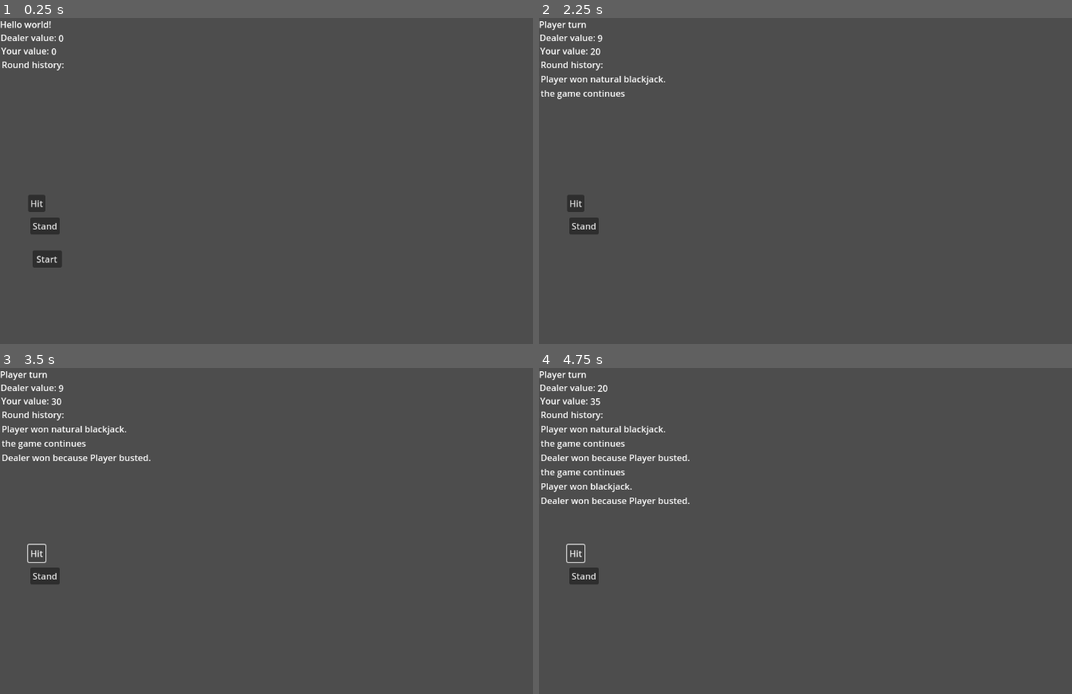
Above: before the commit, frames 1-4 (two rows, left to right).
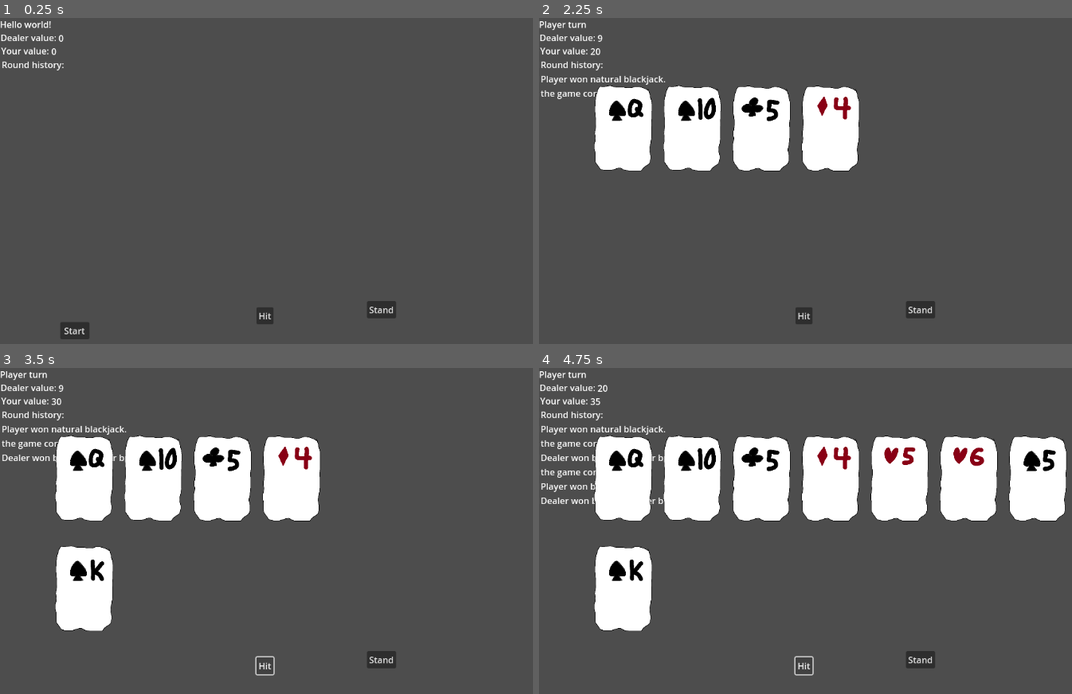
Above: after the commit, the same moments.

Repository: vinh15me/AGL-Team-5-Mini-Level
Game: Godot game, scene res://main_scene.tscn
Same seed, same stepped clock (60 frames per second), same inputs: the game is played once before the commit and once after it.
Inputs:
- Up to frame 1 (0.25 s): no input
- Up to frame 2 (2.25 s): click "Hit" at 0.5 s; click "Stand" at 1.25 s; click "Start" at 2 s
- Up to frame 3 (3.5 s): click "Hit" at 2.75 s
- Up to frame 4 (4.75 s): click "Stand" at 3.5 s; click "Hit" at 4.25 s

The runs differ from the first frame. In frame 1, 1.3% of the frame differs, in the area x 5-75%, y 54-99%; in frame 2, 11%; in frame 3, 14%; in frame 4, 22%, in the area x 5-99%, y 20-95%.
Error before the commit: Invalid call. Nonexistent function 'value' in base 'Nil'. (res://cards.gd:155)
Error after the commit: Invalid call. Nonexistent function 'value' in base 'Nil'. (res://cards.gd:173)

Commit message:
added really bad visuals
-Added Visuals
-Fixed bug with 2 counting as an ace
-Notice max hand size is 8 so cards could not display
-bug with the dealer drawing two to start.
-not added end screen yet.

Diff:
--- /dev/null
+++ b/blackjack/Asset-Scripts/Card/dealer_card_display.gd
@@ -0,0 +1,23 @@
+extends Node2D
+
+@onready var root_scene: Node = get_tree().current_scene
+
+var dealer_index: int = 0
+
+func _ready():
+	root_scene.send_data_to_dealer.connect(_test)
+
+func _test(suit:String ,rank:String):
+
+	print("suit " + suit)
+	print("rank " + rank)
+	print("in dealer")
+	var path := "res://Asset-Scripts/Card/Card Assets/%s of %s.png" % [rank, suit]
+	_set_sprite_player(path)
+
+func _set_sprite_player(path: String):
+	var child := get_child(dealer_index)
+	child.show()
+	dealer_index += 1
+	var tex: Texture2D = load(path)
+	child.texture = tex
--- /dev/null
+++ b/blackjack/Asset-Scripts/Card/player_card_display.gd
@@ -0,0 +1,23 @@
+extends Node2D
+
+@onready var root_scene: Node = get_tree().current_scene
+
+var dealer_index: int = 0
+var player_index: int = 0
+
+func _ready():
+	root_scene.send_data_to_player.connect(_test)
+
+func _test(suit:String ,rank:String):
+	print("suit " + suit)
+	print("rank " + rank)
+	print("in player")
+	var path := "res://Asset-Scripts/Card/Card Assets/%s of %s.png" % [rank, suit]
+	_set_sprite_player(path)
+
+func _set_sprite_player(path: String):
+	var child := get_child(player_index)
+	child.show()
+	player_index += 1
+	var tex: Texture2D = load(path)
+	child.texture = tex
--- a/blackjack/cards.gd
+++ b/blackjack/cards.gd
@@ -1,8 +1,10 @@
+
 enum Suit { Hearts, Diamonds, Clubs, Spades }
 enum Rank { Ace, Two, Three, Four, Five, Six, Seven, Eight, Nine, Ten, Jack, Queen, King }
 enum HandStatus { Playing, Bust, Blackjack }
 enum RoundOutcome { PlayerWin, DealerWin, Draw, InProgress }
 
+
 class Card extends RefCounted:
 	var rank: Rank
 	var suit: Suit
@@ -10,6 +12,11 @@
 	func _init(s: Suit, r: Rank) -> void:
 		rank = r
 		suit = s
+
+	func _check_card() -> void:
+		print_debug(Suit.keys()[suit])
+		print_debug(Rank.keys()[rank])
+
 
 class Deck extends RefCounted:
 	var cards: Array[Card]
@@ -39,7 +46,7 @@
 
 	func _calc_value(card: Card, count_ace: bool = true):
 		# need to handle whether Ace is 11 or 1
-		if card.rank == 1 and count_ace:
+		if card.rank == 0 and count_ace:
 			return 11
 		elif card.rank > 9:
 			return 10
@@ -81,6 +88,10 @@
 #class House extends Player:
 
 class Round extends RefCounted:
+
+	signal player_card_drawn(suit, rank, index)
+	var player_or_dealer: int = 0
+
 	var deck: Deck
 	var player_hand: Hand
 	var dealer_hand: Hand
@@ -100,9 +111,13 @@
 		var give_cards = func (hand: Hand) -> void:
 			for i in range(0, 2):
 				var card = self.deck.draw()
+				card._check_card()
 				hand.push_card(card)
+				player_card_drawn.emit( Suit.keys()[card.suit],Rank.keys()[card.rank],player_or_dealer)
 		give_cards.call(player_hand)
+		player_or_dealer = 1
 		give_cards.call(dealer_hand)
+		player_or_dealer = 0
 
 		self.playing_hand = self.dealer_hand
 
@@ -148,10 +163,13 @@
 	func hit() -> RoundOutcome:
 		var card = self.deck.draw()
 		self.playing_hand.push_card(card)
+		card._check_card()
+		player_card_drawn.emit(Suit.keys()[card.suit],Rank.keys()[card.rank],player_or_dealer)
 		return self.eval_action()
 
 	# repeat until hit >=17
 	func dealer_play() -> RoundOutcome:
+		player_or_dealer = 1;
 		var val = self.playing_hand.value()
 		if (val < 17): # <= 17 depending on house rules
 			var outcome = self.hit()
@@ -171,9 +189,16 @@
 class Game extends RefCounted:
 	var currentRound: Round
 
+	signal send_data_to_main(suit: String, rank: String, player_or_dealer: int)
+
 	func _init():
 		currentRound = Round.new()
+		currentRound.player_card_drawn.connect(_sending_to_main)
 		print_debug("round is starting")
+
+	func _sending_to_main(suit: String, rank: String, player_or_dealer: int):
+		send_data_to_main.emit(suit,rank,player_or_dealer)
+
 
 	func can_player_play():
 		return currentRound.is_player_turn
--- a/blackjack/main_scene.gd
+++ b/blackjack/main_scene.gd
@@ -2,6 +2,24 @@
 
 const blackjackGame = preload("res://cards.gd")
 var game = blackjackGame.Game.new()
+
+signal send_data_to_player(suit: String, rank: String)
+signal send_data_to_dealer(suit: String, rank: String)
+
+func _ready():
+	game.send_data_to_main.connect(_send_to_display)
+
+func _send_to_display(suit: String, rank: String, player_or_dealer: int):
+	print("suit " + suit)
+	print("rank " + rank)
+	print("player or dealer " + str(player_or_dealer))
+	print("in main")
+	if player_or_dealer == 0:
+		print("going to player")
+		send_data_to_player.emit(suit,rank)
+	else:
+		print("going to dealer")
+		send_data_to_dealer.emit(suit,rank)
 
 func update_turn():
 	var turn_text: String
@@ -35,9 +53,11 @@
 func win_translator(outcome: blackjackGame.RoundOutcome) -> String:
 	var historyEntry: String
 	if (outcome == blackjackGame.RoundOutcome.InProgress):
+		print("game ended in draw")
 		return "the game continues"
 
 	if (outcome == blackjackGame.RoundOutcome.Draw):
+		print("game ended in draw")
 		return "game ended in draw"
 
 	var was_natural = game.currentRound.turns == 0
@@ -59,6 +79,7 @@
 			if (was_natural):
 				historyEntry += "natural "
 			historyEntry += "blackjack."
+	print(historyEntry)
 	return historyEntry
 
 func _on_start_button_pressed() -> void:
--- a/blackjack/main_scene.tscn
+++ b/blackjack/main_scene.tscn
@@ -1,6 +1,9 @@
-[gd_scene load_steps=2 format=3 uid="uid://bt6ofygv6cssg"]
+[gd_scene load_steps=5 format=3 uid="uid://bt6ofygv6cssg"]
 
 [ext_resource type="Script" uid="uid://de0gd1onox2n" path="res://main_scene.gd" id="1_0f027"]
+[ext_resource type="Script" uid="uid://nb3oo0272aju" path="res://Asset-Scripts/Card/player_card_display.gd" id="2_gyfs4"]
+[ext_resource type="Texture2D" uid="uid://blxhek610du5l" path="res://Asset-Scripts/Card/Card Assets/Ace of Clubs.png" id="3_d5x1h"]
+[ext_resource type="Script" uid="uid://bnikl0wfxvhs5" path="res://Asset-Scripts/Card/dealer_card_display.gd" id="4_d5x1h"]
 
 [node name="MainScene" type="Node2D"]
 script = ExtResource("1_0f027")
@@ -59,27 +62,129 @@
 
 [node name="HitButton" type="Button" parent="Control"]
 layout_mode = 0
-offset_left = 51.0
-offset_top = 321.0
-offset_right = 82.0
-offset_bottom = 352.0
+offset_left = 464.0
+offset_top = 525.0
+offset_right = 495.0
+offset_bottom = 556.0
 text = "Hit"
 
 [node name="StandButton" type="Button" parent="Control"]
 layout_mode = 0
-offset_left = 55.0
-offset_top = 362.0
-offset_right = 108.0
-offset_bottom = 393.0
+offset_left = 664.0
+offset_top = 514.0
+offset_right = 717.0
+offset_bottom = 545.0
 text = "Stand"
 
 [node name="StartButton" type="Button" parent="Control"]
 layout_mode = 0
-offset_left = 59.0
-offset_top = 422.0
-offset_right = 112.0
-offset_bottom = 453.0
+offset_left = 109.0
+offset_top = 552.0
+offset_right = 162.0
+offset_bottom = 583.0
 text = "Start"
+
+[node name="PlayerDisplay" type="Node2D" parent="."]
+script = ExtResource("2_gyfs4")
+
+[node name="Sprite2D" type="Sprite2D" parent="PlayerDisplay"]
+visible = false
+position = Vector2(150, 400)
+scale = Vector2(0.25, 0.25)
+texture = ExtResource("3_d5x1h")
+
+[node name="Sprite2D2" type="Sprite2D" parent="PlayerDisplay"]
+visible = false
+position = Vector2(275, 400)
+scale = Vector2(0.25, 0.25)
+texture = ExtResource("3_d5x1h")
+
+[node name="Sprite2D3" type="Sprite2D" parent="PlayerDisplay"]
+visible = false
+position = Vector2(400, 400)
+scale = Vector2(0.25, 0.25)
+texture = ExtResource("3_d5x1h")
+
+[node name="Sprite2D4" type="Sprite2D" parent="PlayerDisplay"]
+visible = false
+position = Vector2(525, 400)
+scale = Vector2(0.25, 0.25)
+texture = ExtResource("3_d5x1h")
+
+[node name="Sprite2D5" type="Sprite2D" parent="PlayerDisplay"]
+visible = false
+position = Vector2(650, 400)
+scale = Vector2(0.25, 0.25)
+texture = ExtResource("3_d5x1h")
+
+[node name="Sprite2D6" type="Sprite2D" parent="PlayerDisplay"]
+visible = false
+position = Vector2(775, 400)
+scale = Vector2(0.25, 0.25)
+texture = ExtResource("3_d5x1h")
+
+[node name="Sprite2D7" type="Sprite2D" parent="PlayerDisplay"]
+visible = false
+position = Vector2(900, 400)
+scale = Vector2(0.25, 0.25)
+texture = ExtResource("3_d5x1h")
+
+[node name="Sprite2D8" type="Sprite2D" parent="PlayerDisplay"]
+visible = false
+position = Vector2(1025, 400)
+scale = Vector2(0.25, 0.25)
+texture = ExtResource("3_d5x1h")
+
+[node name="DealerDisplay" type="Node2D" parent="."]
+script = ExtResource("4_d5x1h")
+
+[node name="Sprite2D" type="Sprite2D" parent="DealerDisplay"]
+visible = false
+position = Vector2(150, 200)
+scale = Vector2(0.25, 0.25)
+texture = ExtResource("3_d5x1h")
+
+[node name="Sprite2D2" type="Sprite2D" parent="DealerDisplay"]
+visible = false
+position = Vector2(275, 200)
+scale = Vector2(0.25, 0.25)
+texture = ExtResource("3_d5x1h")
+
+[node name="Sprite2D5" type="Sprite2D" parent="DealerDisplay"]
+visible = false
+position = Vector2(400.5, 200.5)
+scale = Vector2(0.25, 0.25)
+texture = ExtResource("3_d5x1h")
+
+[node name="Sprite2D6" type="Sprite2D" parent="DealerDisplay"]
+visible = false
+position = Vector2(525.5, 200.5)
+scale = Vector2(0.25, 0.25)
+texture = ExtResource("3_d5x1h")
+
+[node name="Sprite2D7" type="Sprite2D" parent="DealerDisplay"]
+visible = false
+position = Vector2(650.5, 200.5)
+scale = Vector2(0.25, 0.25)
+texture = ExtResource("3_d5x1h")
+
+[node name="Sprite2D8" type="Sprite2D" parent="DealerDisplay"]
+visible = false
+position = Vector2(775.5, 200.5)
+scale = Vector2(0.25, 0.25)
+texture = ExtResource("3_d5x1h")
+
+[node name="Sprite2D9" type="Sprite2D" parent="DealerDisplay"]
+visible = false
+position = Vector2(900.5, 200.5)
+scale = Vector2(0.25, 0.25)
+texture = ExtResource("3_d5x1h")
+
+[node name="Sprite2D10" type="Sprite2D" parent="DealerDisplay"]
+visible = false
+position = Vector2(1025.5, 200.5)
+scale = Vector2(0.25, 0.25)
+texture = ExtResource("3_d5x1h")
 
 [connection signal="pressed" from="Control/HitButton" to="." method="_on_hit_button_pressed"]
 [connection signal="pressed" from="Control/StandButton" to="." method="_on_stand_button_pressed"]
Not shown, removed: blackjack/Asset-Scripts/Card/Card Assets/10 of Clubs.png.import
Not shown, removed: blackjack/Asset-Scripts/Card/Card Assets/10 of Diamonds.png.import
Not shown, removed: blackjack/Asset-Scripts/Card/Card Assets/10 of Hearts.png.import
Not shown, removed: blackjack/Asset-Scripts/Card/Card Assets/10 of Spades.png.import
Not shown, removed: blackjack/Asset-Scripts/Card/Card Assets/2 of Clubs.png.import
Not shown, removed: blackjack/Asset-Scripts/Card/Card Assets/2 of Diamonds.png.import
Not shown, removed: blackjack/Asset-Scripts/Card/Card Assets/2 of Hearts.png.import
Not shown, removed: blackjack/Asset-Scripts/Card/Card Assets/2 of Spades.png.import
Not shown, removed: blackjack/Asset-Scripts/Card/Card Assets/3 of Clubs.png.import
Not shown, removed: blackjack/Asset-Scripts/Card/Card Assets/3 of Diamonds.png.import
Not shown, removed: blackjack/Asset-Scripts/Card/Card Assets/3 of Hearts.png.import
Not shown, removed: blackjack/Asset-Scripts/Card/Card Assets/3 of Spades.png.import
(and 98 more such lines)
